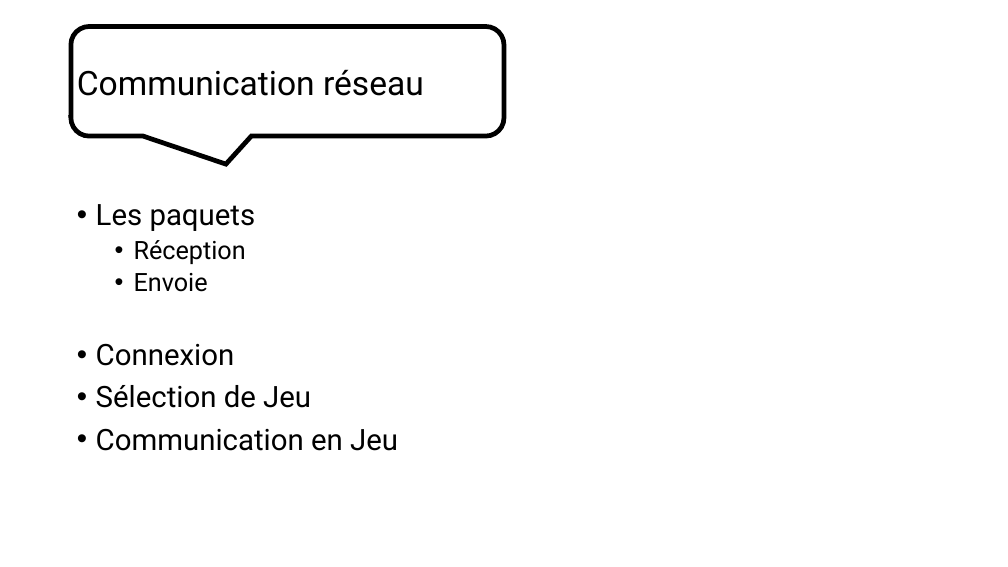
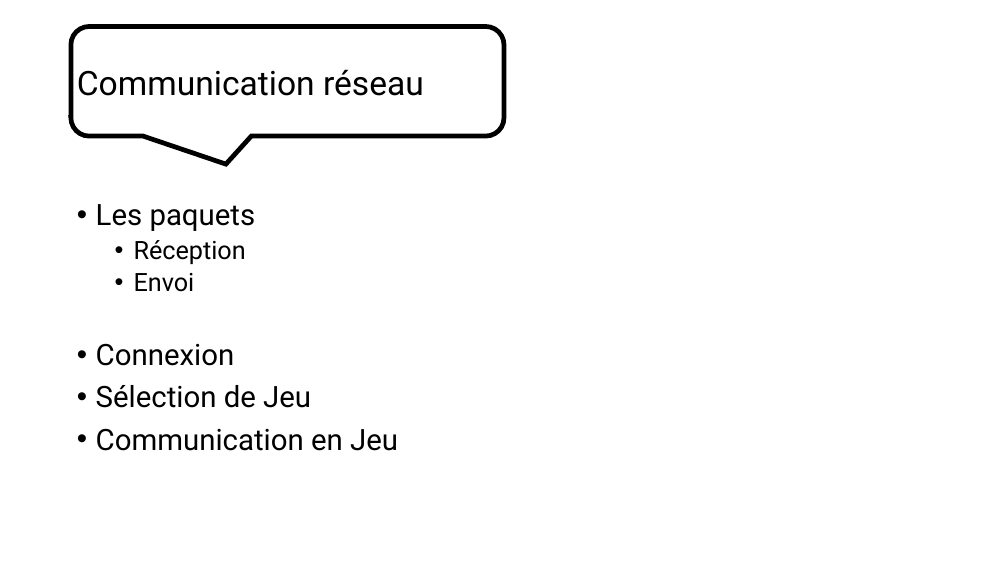
Before and after one commit to JonathanGuerne/MiniGames, a slide deck: slide 5 of Documentation/Présentation/Présentation.pptx. Drawn at 1008x567 pixels with LibreOffice and Linux fonts; fonts in the diff are those of the drawing; background and template pictures are left out. Boxes give left, top, right and bottom in pixels: in the first picture for what was removed or moved away, otherwise in the second. Text is boxed around its words. In the diff, an @@ line names an element or a change of style, - is before the commit and + after.

```diff
--- a/Documentation/Présentation/Présentation.pptx
+++ b/Documentation/Présentation/Présentation.pptx
@@ text at [134, 273, 195, 292]: text changed @@
-  • Envoie
+  • Envoi
```
Also in this commit, not shown: 1 other slide changed, 1 slide added, 1 other file.
